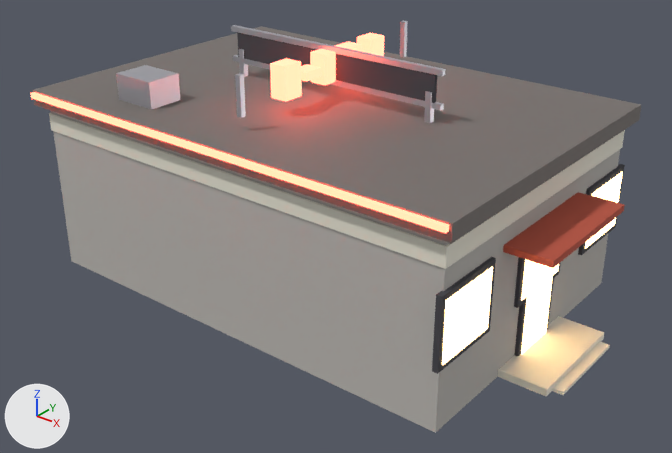
Before and after pictures for a commit that changed the glTF model sandbox/fromville/public/assets/kits/diner.glb.
Before and after are seen from a 50 mm camera at (10.51, -12.96, 9.1) aimed at (0.55, -0.51, 1.39). The axes (+X, +Y, +Z) are drawn at lower left. The lights are the same throughout. The picture after the commit comes second.

In view in the first picture: 'diner'.
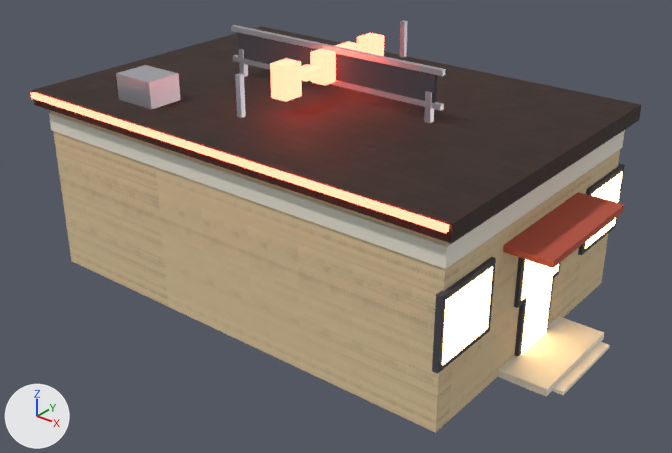
The change, as a diff of the scene's bpy script:
```diff
--- a/sandbox/fromville/public/assets/kits/diner.glb.py
+++ b/sandbox/fromville/public/assets/kits/diner.glb.py
@@ img_fvtex_fvm_roof @@
+img_fvtex_fvm_roof = load_image('fvtex_fvm_roof', '_unpacked/fvtex_fvm_roof', 512, 512, 'sRGB')
@@ img_fvtex_fvm_wall @@
+img_fvtex_fvm_wall = load_image('fvtex_fvm_wall', '_unpacked/fvtex_fvm_wall', 512, 512, 'sRGB')
@@ mat_fvm_wall2 @@
 n0 = _N.new('ShaderNodeBsdfPrincipled'); n0.name = 'Principled BSDF'
-n0.inputs[0].default_value = (0.5, 0.48, 0.45, 1.0)  # 'Base Color', grey #bcb8b3
-n0.inputs[2].default_value = 0.85  # 'Roughness'
+n0.inputs[2].default_value = 0.9  # 'Roughness'
 n1 = _N.new('ShaderNodeOutputMaterial'); n1.name = 'Material Output'
+n2 = _N.new('ShaderNodeTexImage'); n2.name = 'Image Texture'
+n2.image = img_fvtex_fvm_wall
+n3 = _N.new('ShaderNodeMapping'); n3.name = 'Mapping'
+n3.inputs[3].default_value = (5.449, 5.449, 1.0)  # 'Scale'
+n4 = _N.new('ShaderNodeUVMap'); n4.name = 'UV Map'
+n4.uv_map = 'UVMap'
 _L.new(n0.outputs[0], n1.inputs[0])  # 'BSDF' to 'Surface'
+_L.new(n2.outputs[0], n0.inputs[0])  # 'Color' to 'Base Color'
+_L.new(n3.outputs[0], n2.inputs[0])  # 'Vector' to 'Vector'
+_L.new(n4.outputs[0], n3.inputs[0])  # 'UV' to 'Vector'
@@ mat_fvm_roof @@
 n0 = _N.new('ShaderNodeBsdfPrincipled'); n0.name = 'Principled BSDF'
-n0.inputs[0].default_value = (0.18, 0.16, 0.15, 1.0)  # 'Base Color', grey #766f6c
-n0.inputs[2].default_value = 0.75  # 'Roughness'
+n0.inputs[2].default_value = 0.8  # 'Roughness'
 n1 = _N.new('ShaderNodeOutputMaterial'); n1.name = 'Material Output'
+n2 = _N.new('ShaderNodeTexImage'); n2.name = 'Image Texture'
+n2.image = img_fvtex_fvm_roof
+n3 = _N.new('ShaderNodeMapping'); n3.name = 'Mapping'
+n3.inputs[3].default_value = (7.265, 7.265, 1.0)  # 'Scale'
+n4 = _N.new('ShaderNodeUVMap'); n4.name = 'UV Map'
+n4.uv_map = 'UVMap'
 _L.new(n0.outputs[0], n1.inputs[0])  # 'BSDF' to 'Surface'
+_L.new(n2.outputs[0], n0.inputs[0])  # 'Color' to 'Base Color'
+_L.new(n3.outputs[0], n2.inputs[0])  # 'Vector' to 'Vector'
+_L.new(n4.outputs[0], n3.inputs[0])  # 'UV' to 'Vector'
```

Where the change shows, as pixel boxes [x1, y1, x2, y2] in the pictures (672 x 453 px):
'diner', surface changed
    both: [31, 20, 641, 433]
